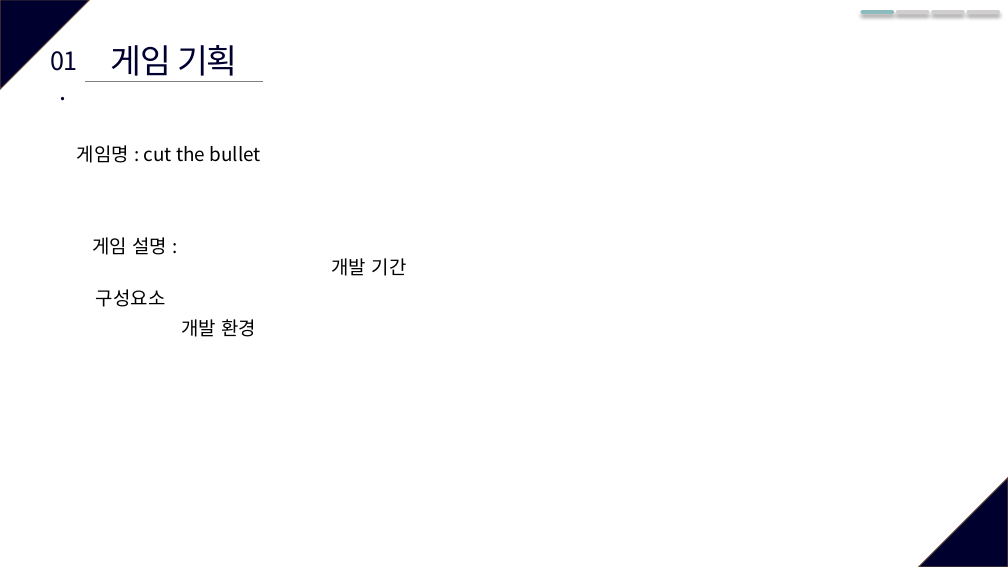
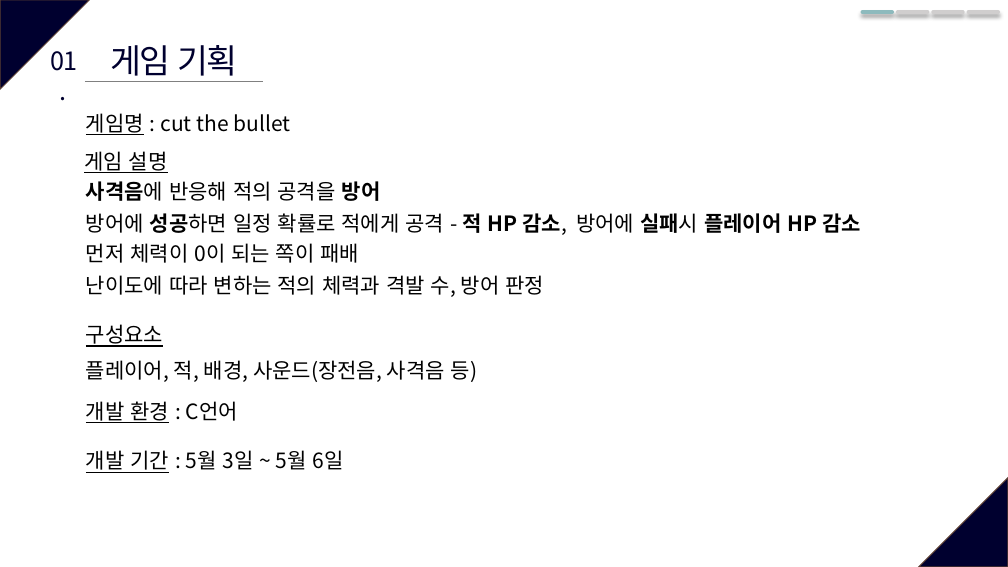
Before and after one commit to gitlin-i/c_console_game, a slide deck: slide 4 of 콘솔프로젝트_박석진/개발문서/발표자료_박석진.pptx. Drawn at 1008x567 pixels with LibreOffice and Linux fonts; fonts in the diff are those of the drawing. Boxes give left, top, right and bottom in pixels: in the first picture for what was removed or moved away, otherwise in the second. Text is boxed around its words. In the diff, an @@ line names an element or a change of style, - is before the commit and + after.

```diff
--- a/콘솔프로젝트_박석진/개발문서/발표자료_박석진.pptx
+++ b/콘솔프로젝트_박석진/개발문서/발표자료_박석진.pptx
@@ text "게임명 : cut the bullet": place and size @@
-text "게임명 : cut the bullet" at [77, 145, 261, 163]
+text "게임명 : cut the bullet" at [86, 113, 291, 135]
@@ text "게임명 : cut the bullet" at [86, 113, 291, 135]: size 18 to 20 pt; underline on in "게임명" @@
@@ text at [84, 151, 168, 173]: text changed; size 18 to 20 pt @@
-게임 설명 :
+게임 설명
@@ text added at [86, 181, 381, 201], 20 pt, text #000000 @@
+사격음에 반응해 적의 공격을 방어
@@ text added at [86, 213, 861, 235], 20 pt, text #000000 @@
+방어에 성공하면 일정 확률로 적에게 공격 - 적 HP 감소, 방어에 실패시 플레이어 HP 감소
@@ text added at [86, 243, 359, 263], 20 pt, text #000000 @@
+먼저 체력이 0이 되는 쪽이 패배
@@ text added at [86, 275, 544, 297], 20 pt, text #000000 @@
+난이도에 따라 변하는 적의 체력과 격발 수, 방어 판정
@@ text "구성요소": place and size @@
-text "구성요소" at [96, 289, 166, 307]
+text "구성요소" at [86, 324, 163, 347]
@@ text "구성요소" at [86, 324, 163, 347]: size 18 to 20 pt, underline on @@
@@ text added at [86, 360, 478, 382], 20 pt, text #000000 @@
+플레이어, 적, 배경, 사운드(장전음, 사격음 등)
@@ text at [86, 401, 238, 423]: text changed; size 18 to 20 pt @@
-개발 환경
+개발 환경 : C언어
@@ text at [86, 450, 344, 473]: text changed; size 18 to 20 pt @@
-개발 기간
+개발 기간 : 5월 3일 ~ 5월 6일
```
Also in this commit, not shown: 2 other slides changed, 7 slides added, 1 slide removed, 17 other files.
